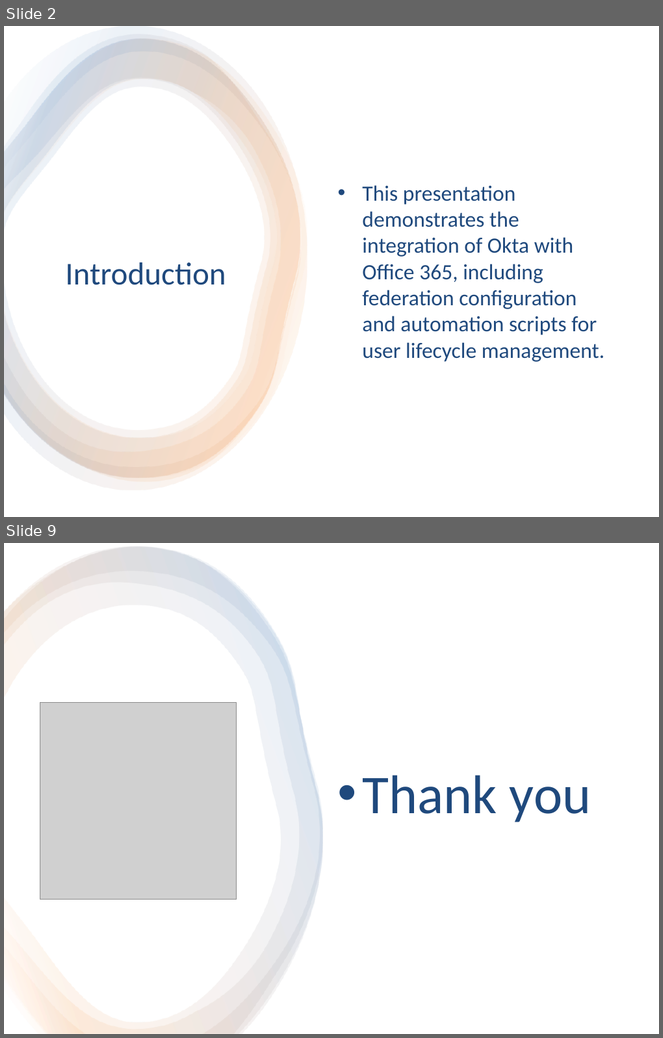
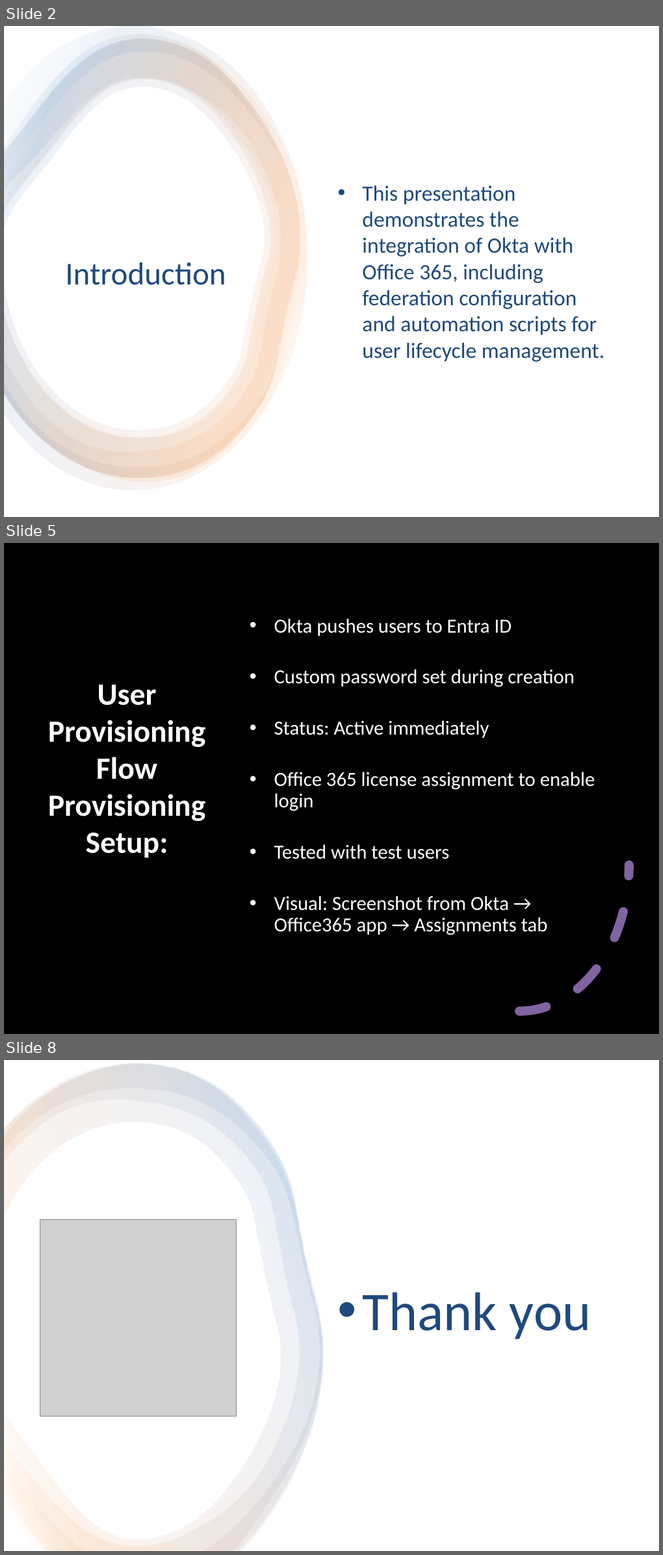
Before and after one commit to pruthvirajDarapu/okta-fedaration-task, a slide deck: Okta_and_Office_365_Federation_Demo.pptx. Shown one above the other, each under a label of ours: slides 2 and 9 before the commit, slides 2, 5 and 8 after it; the slides between them are not shown. The pictures are 663x1038 and 663x1555 pixels, drawn with LibreOffice and Linux fonts; fonts in the diff are those of the drawing; grey boxes stand for pictures; background and template pictures are left out; a plain dark background stands for a picture behind light text. Boxes give left, top, right and bottom in pixels: in the first picture for what was removed or moved away, otherwise in the second. Text is boxed around its words. In the diff, an @@ line names an element or a change of style, - is before the commit and + after.

Commit message:
script-updated to create-multiple-users

```diff
--- a/Okta_and_Office_365_Federation_Demo.pptx
+++ b/Okta_and_Office_365_Federation_Demo.pptx
@@ slide 5 added at <box>4,543,659,1034</box>, background picture (left out) @@
@@ rectangle added at <box>4,543,659,1034</box>, fill #000000 @@
@@ text added at <box>274,618,596,936</box>, 22 pt, text #FFFFFF @@
+• Okta pushes users to Entra ID
+• Custom password set during creation
+• Status: Active immediately
+• Office 365 license assignment to enable login
+• Tested with test users
+• Visual: Screenshot from Okta → Office365 app → Assignments tab
@@ title added at <box>48,685,206,858</box>, 34 pt, text #FFFFFF, bold @@
+User Provisioning Flow Provisioning Setup:
@@ arc (boxed as its full ellipse) added at <box>410,719,629,1012</box>, outline #8064A2 10 pt dashed @@
@@ what was slide 9 is now slide 8 @@
```
Also in this commit, not shown: 2 slides changed, 3 other slides added, 5 slides removed, 3 other files.
